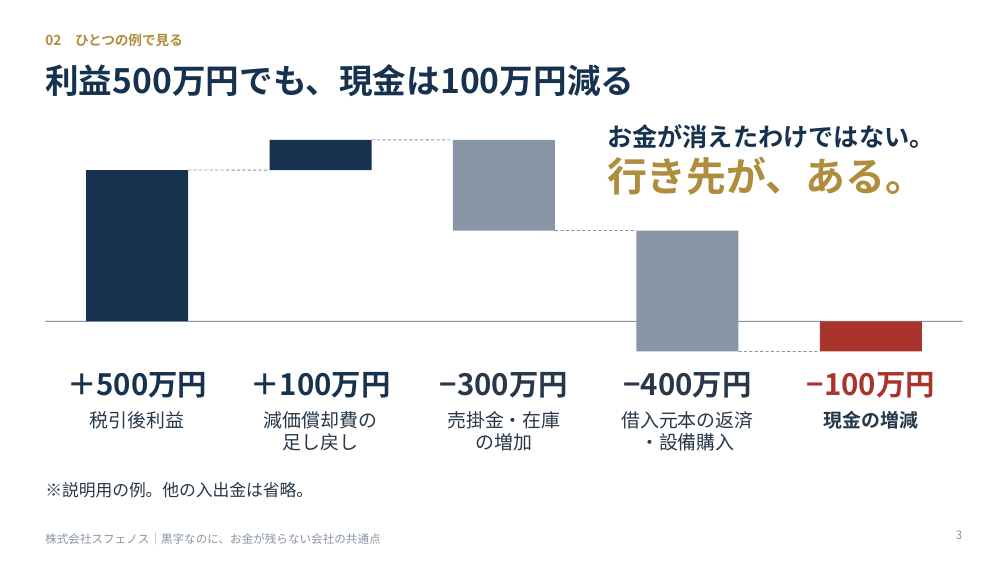
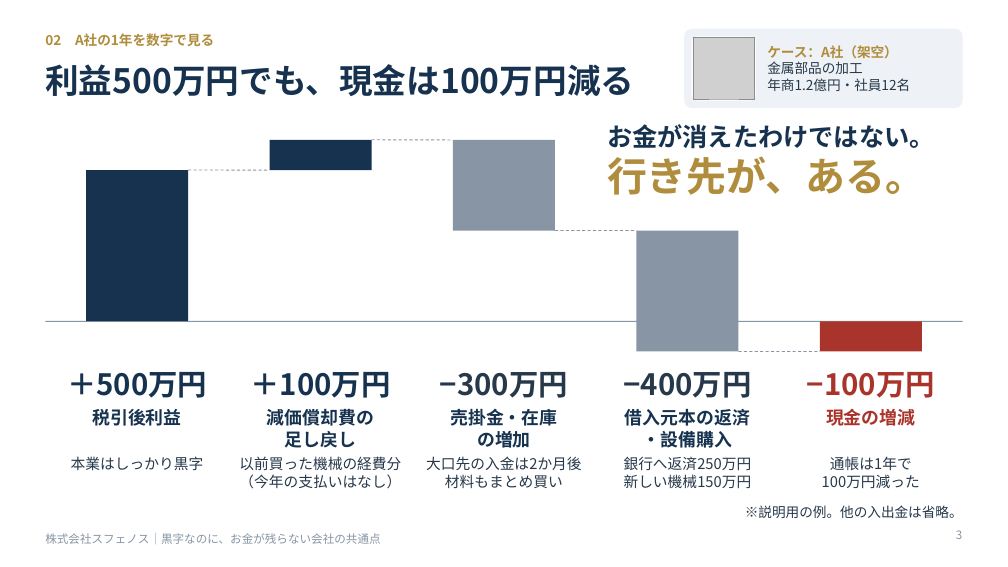
Before and after one commit to koseken0719-lang/kentakoseki0719, a slide deck: slide 3 of seminar/kuroji_okane_seminar.pptx. Drawn at 1008x567 pixels with LibreOffice and Linux fonts; fonts in the diff are those of the drawing; grey boxes stand for pictures. Boxes give left, top, right and bottom in pixels: in the first picture for what was removed or moved away, otherwise in the second. Text is boxed around its words. In the diff, an @@ line names an element or a change of style, - is before the commit and + after.

```diff
--- a/seminar/kuroji_okane_seminar.pptx
+++ b/seminar/kuroji_okane_seminar.pptx
@@ rounded rectangle added at [684, 29, 963, 108], fill #EEF2F6 @@
@@ text at [45, 33, 214, 47]: text changed @@
-02 ひとつの例で見る
+02 A社の1年を数字で見る
@@ rounded rectangle added at [692, 36, 756, 101], fill #FFFFFF @@
@@ picture added at [693, 38, 755, 99] @@
@@ text added at [767, 45, 910, 91], 13 pt, text #26384A @@
+ケース：A社（架空）
+金属部品の加工
+年商1.2億円・社員12名
@@ size 18 to 17 pt, text colour #26384A to #16324F, bold on in 4 elements at [92, 409, 181, 426], [267, 409, 374, 448], [450, 409, 557, 448], [625, 409, 750, 448] @@
@@ text "現金の増減" at [826, 409, 915, 426]: size 18 to 17 pt, text colour #26384A to #A9342B @@
@@ text added at [71, 456, 204, 470], 14 pt, text #26384A @@
+本業はしっかり黒字
@@ text added at [239, 456, 401, 489], 14 pt, text #26384A @@
+以前買った機械の経費分
+（今年の支払いはなし）
@@ text added at [426, 456, 582, 488], 14 pt, text #26384A @@
+大口先の入金は2か月後
+材料もまとめ買い
@@ text added at [624, 456, 752, 488], 14 pt, text #26384A @@
+銀行へ返済250万円
+新しい機械150万円
@@ text added at [822, 456, 920, 488], 14 pt, text #26384A @@
+通帳は1年で
+100万円減った
@@ text "※説明用の例。他の入出金は省略。": place and size @@
-text "※説明用の例。他の入出金は省略。" at [45, 482, 313, 498]
+text "※説明用の例。他の入出金は省略。" at [745, 505, 963, 518]
@@ text "※説明用の例。他の入出金は省略。" at [745, 505, 963, 518]: size 16 to 13 pt; alignment left to right @@
```
Also in this commit, not shown: 4 other slides changed, 6 other files.
